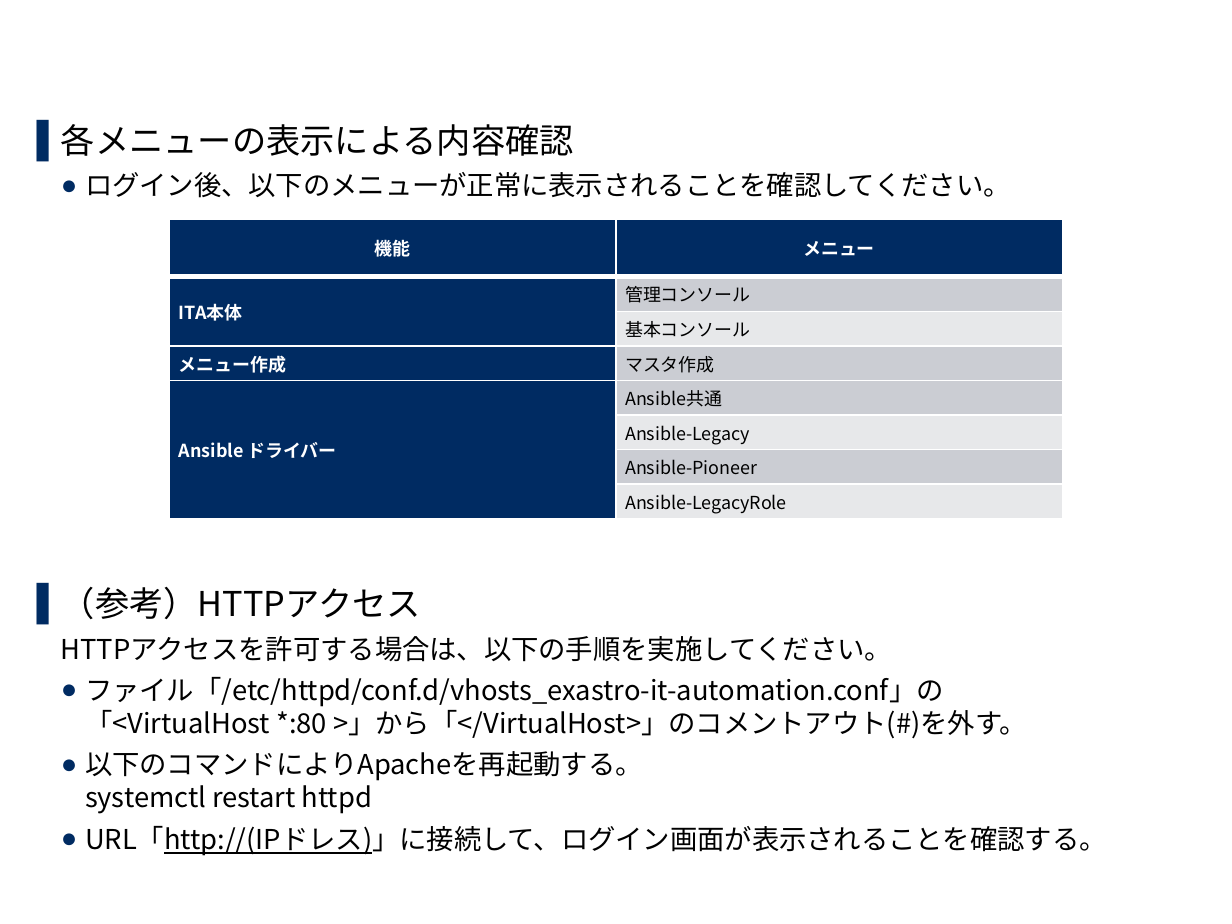
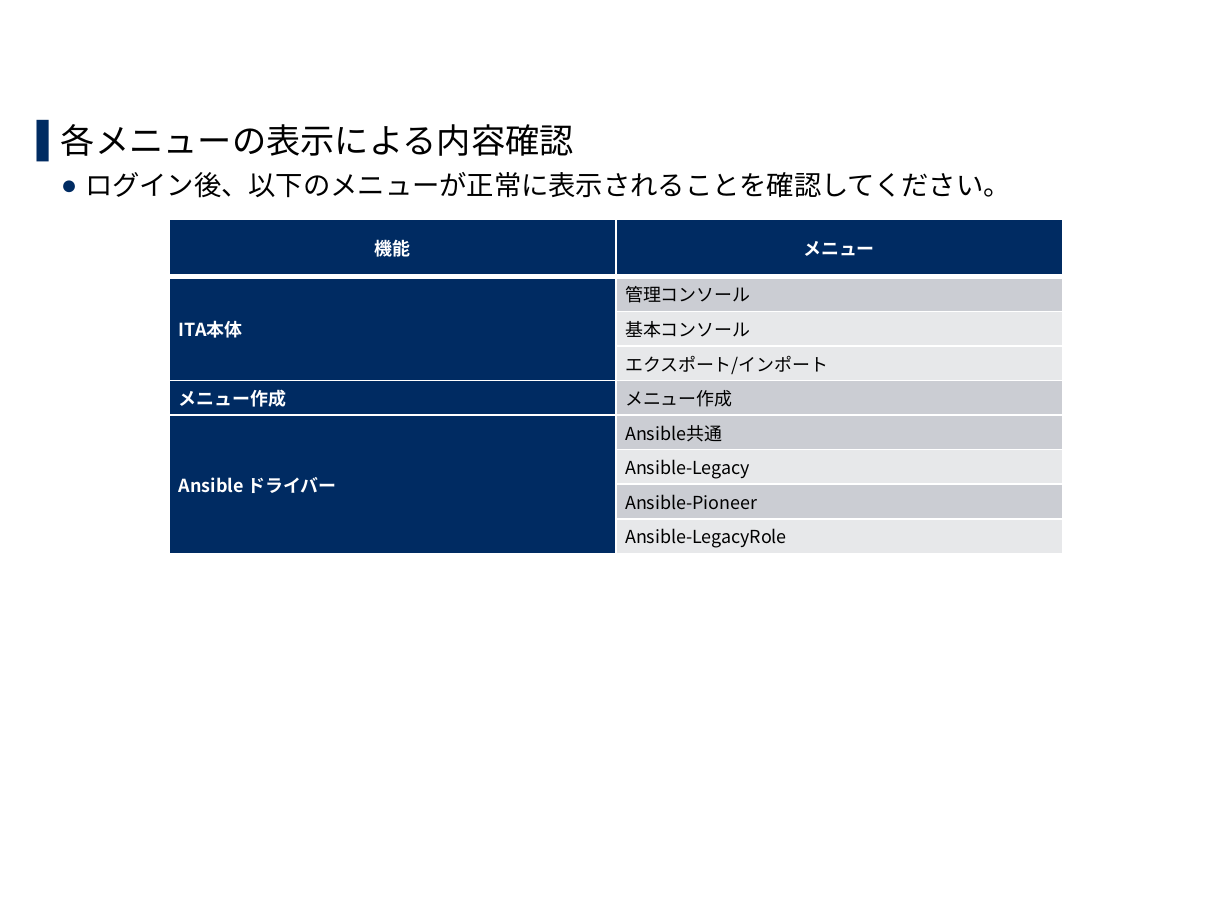
Before and after one commit to exastro-suite/it-automation-docs, a slide deck: slide 23 of asset/Learn_ja/ITA-online-install_ja.pptx (slide 25 before the commit). Drawn at 1232x924 pixels with LibreOffice and Linux fonts; fonts in the diff are those of the drawing; background and template pictures are left out. Boxes give left, top, right and bottom in pixels: in the first picture for what was removed or moved away, otherwise in the second. Text is boxed around its words. In the diff, an @@ line names an element or a change of style, - is before the commit and + after.

```diff
--- a/asset/Learn_ja/ITA-online-install_ja.pptx
+++ b/asset/Learn_ja/ITA-online-install_ja.pptx
@@ table at (170,219,1062,553) @@
-row 4: メニュー作成 | マスタ作成
+row 4:  | エクスポート/インポート
+row 5: メニュー作成 | メニュー作成
@@ text at (61,587,1107,856): paragraphs removed @@
-▌ （参考）HTTPアクセス
-  HTTPアクセスを許可する場合は、以下の手順を実施してください。
-  ● ファイル「/etc/httpd/conf.d/vhosts_exastro-it-automation.conf」の
-    「<VirtualHost *:80 >」から「</VirtualHost>」のコメントアウト(#)を外す。
-  ● 以下のコマンドによりApacheを再起動する。
-    systemctl restart httpd
-  ● URL「http://(IPドレス)」に接続して、ログイン画面が表示されることを確認する。
```
Also in this commit, not shown: 7 other slides changed, 2 slides added, 7 other files.
